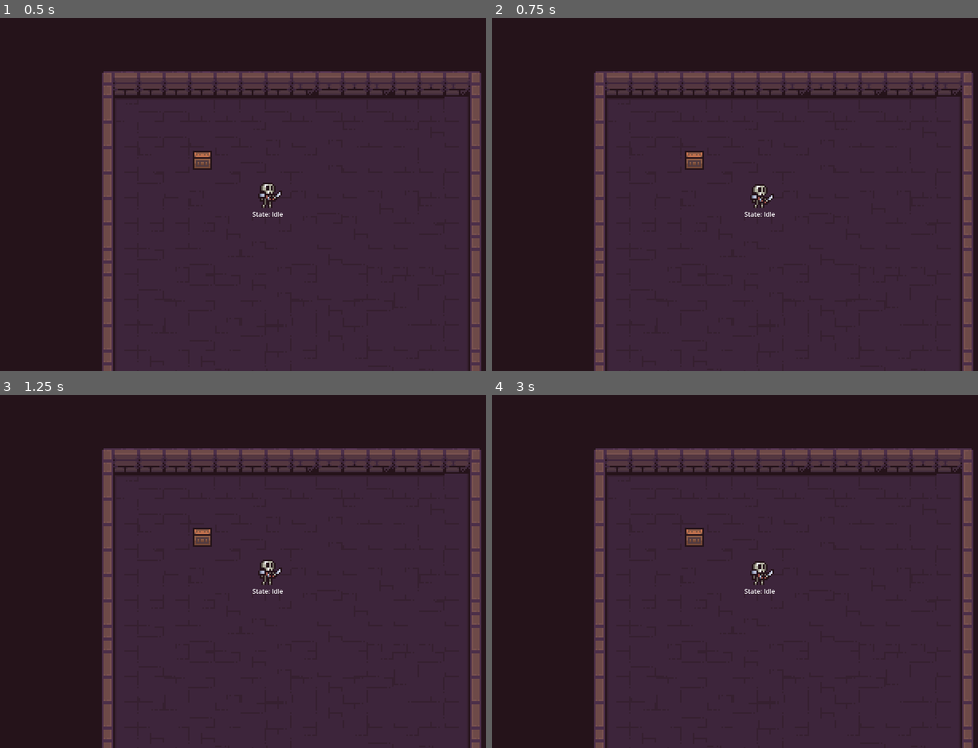
Above: before the commit, frames 1-4 (two rows, left to right).
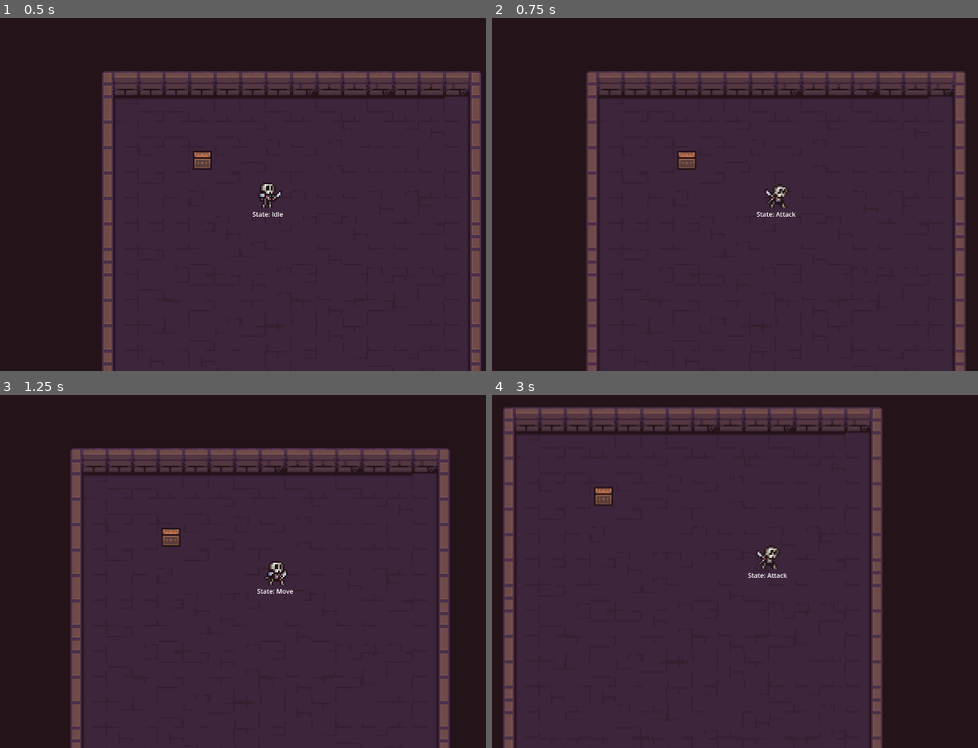
Above: after the commit, the same moments.

Repository: zTiagok/godot.2D_dungeon_prototype
Game: Godot game, scene res://Prefabs/Maps/Map0.prefab.tscn
Same seed, same stepped clock (60 frames per second), same inputs: the game is played once before the commit and once after it.
Inputs:
- Up to frame 1 (0.5 s): no input
- Up to frame 2 (0.75 s): tap Enter at 0.5 s; hold D (right) from 0.53 s (still down); tap J (attack) at 0.6 s
- Up to frame 3 (1.25 s): keep holding D (right)
- Up to frame 4 (3 s): release D (right) at 1.28 s; hold S (down) 1.28-2.03 s; tap J (attack) at 1.35, 2.1, 2.85 s; hold D (right) 2.03-2.78 s; hold W (up) from 2.78 s (still down)

Frame 1 is identical in both runs. In frame 2, 7.2% of the frame differs, in the area x 19-100%, y 15-100%; in frame 3, 14%; in frame 4, 42%, in the area x 2-100%, y 3-100%.
Error before the commit: Parse Error: Value of type "EntityBehaviour" cannot be assigned to a variable of type "PlayerBehaviour". (res://Scripts/Entities/Player/States/IdleState.script…

Commit message:
refactor: Centering Entity as a resource and refactoring its functionalities

Diff:
--- a/Prefabs/Entities/Player.prefab.tscn
+++ b/Prefabs/Entities/Player.prefab.tscn
@@ -1,8 +1,9 @@
-[gd_scene load_steps=17 format=3 uid="uid://crxiijd7b8q0b"]
+[gd_scene load_steps=18 format=3 uid="uid://crxiijd7b8q0b"]
 
 [ext_resource type="Script" uid="uid://b8faxry758qft" path="res://Scripts/Entities/Player/PlayerBehaviour.script.gd" id="1_drjqj"]
 [ext_resource type="Texture2D" uid="uid://bpiygdi5v07ds" path="res://Assets/Pixel Art/Enemy_Animations_Set/enemies-skeleton1_idle.png" id="1_rmn78"]
 [ext_resource type="Texture2D" uid="uid://cecoiqavlff6e" path="res://Assets/Pixel Art/Enemy_Animations_Set/enemies-skeleton1_movement.png" id="2_8u032"]
+[ext_resource type="Resource" uid="uid://cdjxkrgl8a6tx" path="res://Resources/Entities/Player.resource.tres" id="2_hsghk"]
 [ext_resource type="Texture2D" uid="uid://olyn5m1rtb50" path="res://Assets/Pixel Art/Enemy_Animations_Set/enemies-skeleton1_attack.png" id="4_jluus"]
 [ext_resource type="Script" uid="uid://bknpxa8eis65w" path="res://Scripts/Entities/StateMachine.script.gd" id="4_u2ij1"]
 [ext_resource type="Script" uid="uid://q8ve806s2hm4" path="res://Scripts/Entities/Player/States/IdleState.script.gd" id="5_u2ij1"]
@@ -204,7 +205,7 @@
 [node name="Player" type="CharacterBody2D"]
 collision_mask = 6
 script = ExtResource("1_drjqj")
-movementSpeed = 100.0
+entity = ExtResource("2_hsghk")
 
 [node name="Camera2D" type="Camera2D" parent="."]
 position_smoothing_enabled = true
--- /dev/null
+++ b/Resources/Entities/Entity.resource.gd
@@ -0,0 +1,11 @@
+class_name EntityResource extends Resource
+
+@export var health : float = 5.0
+@export var movementSpeed : float = 0.0
+@export var canTakeDamage : bool = true
+
+# Função utilizada para todas as entidades para manipular o dano recebido.
+func TakeDamage(damage: float) -> void:
+  if (canTakeDamage):
+    health -= damage
+    print(health)
--- /dev/null
+++ b/Resources/Entities/Player.resource.tres
@@ -0,0 +1,8 @@
+[gd_resource type="Resource" script_class="EntityResource" load_steps=2 format=3 uid="uid://cdjxkrgl8a6tx"]
+
+[ext_resource type="Script" uid="uid://cffptblptj1cb" path="res://Resources/Entities/Entity.resource.gd" id="1_qjtby"]
+
+[resource]
+script = ExtResource("1_qjtby")
+movementSpeed = 100.0
+metadata/_custom_type_script = "uid://cffptblptj1cb"
--- a/Scripts/Common/Hurtbox.script.gd
+++ b/Scripts/Common/Hurtbox.script.gd
@@ -1,10 +1,10 @@
 class_name Hurtbox extends Area2D
 
-var entity : EntityBehaviour
+var entity : EntityResource
 
 # Função utilizada para dizer que tomou o dano, no qual a Hitbox a encontra
 # através da detecção de colisão com a área do Hurtbox.
 func TakeDamage( damage: float ) -> void:
-	entity = get_parent()
+	entity = get_parent().entity
 
 	entity.TakeDamage(damage)
--- a/Scripts/Entities/Entity.script.gd
+++ b/Scripts/Entities/Entity.script.gd
@@ -1,16 +1,6 @@
 class_name EntityBehaviour extends CharacterBody2D
 
-@export var health : float = 5.0
-@export var movementSpeed : float = 0.0
-@export var canTakeDamage : bool = true
+
 
 func _ready() -> void:
   self.motion_mode = CharacterBody2D.MOTION_MODE_FLOATING
-
-
-
-# Função utilizada para todas as entidades para manipular o dano recebido.
-func TakeDamage(damage: float) -> void:
-  if (canTakeDamage):
-    health -= damage
-    print(health)
--- a/Scripts/Entities/Environment/BoxBehaviour.script.gd
+++ b/Scripts/Entities/Environment/BoxBehaviour.script.gd
@@ -1 +1 @@
-class_name EnvironmentBoxBehaviour extends EntityBehaviour
+class_name EnvironmentBoxBehaviour extends StaticBody2D
--- a/Scripts/Entities/Player/PlayerBehaviour.script.gd
+++ b/Scripts/Entities/Player/PlayerBehaviour.script.gd
@@ -7,6 +7,7 @@
 
 var currentDirection : Vector2
 var lastDirection : Vector2 = Vector2.RIGHT
+@export var entity : EntityResource
 
 
 func _process(_delta):
--- a/Scripts/Entities/Player/States/MoveState.script.gd
+++ b/Scripts/Entities/Player/States/MoveState.script.gd
@@ -28,7 +28,7 @@
 func PhysicsUpdate(_delta: float) -> void:
 	# Checa se o Player está apertando uma das direções.
 	if player.currentDirection != Vector2.ZERO:
-		player.velocity = player.currentDirection * player.movementSpeed
+		player.velocity = player.currentDirection * player.entity.movementSpeed
 
 		# Habilita a física no player.
 		player.move_and_slide()
--- a/Scripts/Entities/State.script.gd
+++ b/Scripts/Entities/State.script.gd
@@ -2,7 +2,7 @@
 class_name State extends Node
 
 var stateMachine: StateMachine
-var entity: EntityBehaviour
+var entity: CharacterBody2D
 
 func Enter() -> void:
 	pass
--- a/project.godot
+++ b/project.godot
@@ -28,6 +28,7 @@
 folder_colors={
 "res://Assets/": "blue",
 "res://Prefabs/": "red",
+"res://Resources/": "teal",
 "res://Scripts/": "orange"
 }
 
Not shown, added: Resources/Entities/Entity.resource.gd.uid
Not shown, removed: Scripts/Entities/Entity.script.gd.uid
